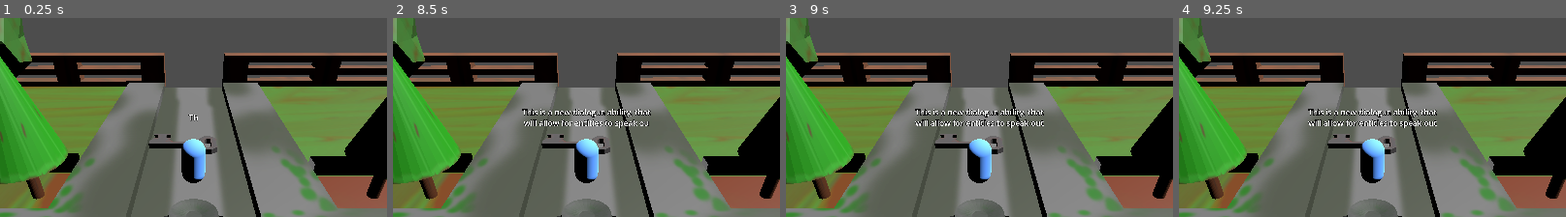
Above: before the commit, frames 1-4 (left to right).
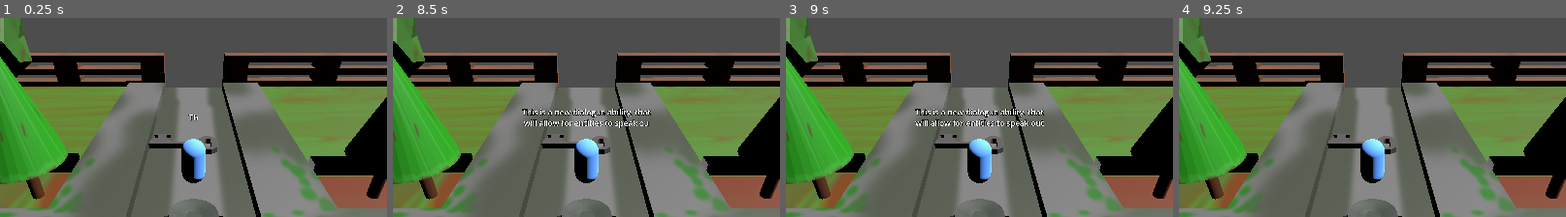
Above: after the commit, the same moments.

Repository: sjgillGit/GWJ-66
Game: Godot game, scene res://Scenes/Worlds/Yard.tscn
The game is run twice, just before and just after one commit, with the same random seed, the same clock (stepped at 60 frames per second) and the same inputs. This scene is started directly instead of the project's main scene.
Inputs (mouse positions are % of the whole screen's width and height, from its top left):
- Up to frame 1 (0.25 s): no input
- Up to frame 2 (8.5 s): tap Enter at 0.5, 2, 3.5 s; move the mouse to (72, 40) at 0.52 s; tap Space at 1.25, 2.75, 4.25 s; move the mouse to (30, 51) at 1.27 s; move the mouse to (60, 22) at 2.02 s; move the mouse to (45, 67) at 2.77 s; move the mouse to (80, 62) at 3.52 s; move the mouse to (20, 29) at 4.27 s; move the mouse to (55, 46) at 5.02 s; move the mouse to (35, 18) at 5.77 s; move the mouse to (72, 40) at 6.52 s; move the mouse to (30, 51) at 7.27 s; move the mouse to (60, 22) at 8.02 s
- Up to frame 3 (9 s): move the mouse to (45, 67) at 8.77 s
- Up to frame 4 (9.25 s): no input
The pictures show only the part of the screen within x 25-75%, y 10-60%; the shares and areas given below are measured in that part.

Frames 1-3 are identical in both runs. In frame 4, 1.3% of the frame differs, in the area x 33-67%, y 45-56%.

Commit message:
add actual dialogue system

Diff:
--- /dev/null
+++ b/Resources/Dialogue.gd
@@ -0,0 +1,31 @@
+extends Resource
+class_name Dialogue
+
+
+signal speech_triggered(speaker_name:String, message:String)
+
+
+var speech_buffer:Array
+var is_waiting_response:bool = false
+
+
+func make_speak(speaker_name:String, message:String):
+	if !speech_buffer.is_empty():
+		if [speaker_name, message] == speech_buffer.back(): # avoid repetative messages
+			return
+	speech_buffer.append([speaker_name, message])
+	if !is_waiting_response:
+		trigger_next_speech()
+
+
+func trigger_next_speech():
+	if speech_buffer.is_empty():
+		return
+	var next_speech = speech_buffer.pop_at(0)
+	speech_triggered.emit(next_speech[0], next_speech[1])
+	is_waiting_response = true
+
+# receive response about speech being fully delivered
+func receive_response():
+	is_waiting_response = false
+	trigger_next_speech()
--- /dev/null
+++ b/Resources/Dialogue.tres
@@ -0,0 +1,6 @@
+[gd_resource type="Resource" script_class="Dialogue" load_steps=2 format=3 uid="uid://dse2auigeblye"]
+
+[ext_resource type="Script" path="res://Resources/Dialogue.gd" id="1_unfu7"]
+
+[resource]
+script = ExtResource("1_unfu7")
--- a/Scenes/Objects/Pickable.tscn
+++ b/Scenes/Objects/Pickable.tscn
@@ -1,7 +1,8 @@
-[gd_scene load_steps=4 format=3 uid="uid://chobcnge5osgq"]
+[gd_scene load_steps=5 format=3 uid="uid://chobcnge5osgq"]
 
 [ext_resource type="Script" path="res://Scripts/Objects/Pickable.gd" id="1_35a46"]
 [ext_resource type="PackedScene" uid="uid://4s1bl7da7cnw" path="res://Assets/Inventory Objects/Key.glb" id="1_xdlk6"]
+[ext_resource type="Resource" uid="uid://dse2auigeblye" path="res://Resources/Dialogue.tres" id="2_dx7sj"]
 
 [sub_resource type="CylinderShape3D" id="CylinderShape3D_ptumh"]
 height = 0.5
@@ -9,6 +10,7 @@
 
 [node name="Pickable" type="Node3D"]
 script = ExtResource("1_35a46")
+dialogue = ExtResource("2_dx7sj")
 
 [node name="Mesh" type="Node3D" parent="."]
 
--- a/Scenes/Player/Player.tscn
+++ b/Scenes/Player/Player.tscn
@@ -1,7 +1,8 @@
-[gd_scene load_steps=7 format=3 uid="uid://blnork1vhf7o4"]
+[gd_scene load_steps=8 format=3 uid="uid://blnork1vhf7o4"]
 
 [ext_resource type="Script" path="res://Scripts/Player/Player.gd" id="1_qtn2k"]
 [ext_resource type="Script" path="res://Scripts/Player/MovementController.gd" id="1_rmcqe"]
+[ext_resource type="Resource" uid="uid://dse2auigeblye" path="res://Resources/Dialogue.tres" id="2_kkm40"]
 [ext_resource type="PackedScene" uid="uid://cyhbr725ok5lg" path="res://Scenes/Player/Speech/Speech.tscn" id="3_5n03r"]
 
 [sub_resource type="CapsuleMesh" id="CapsuleMesh_a2fc1"]
@@ -14,6 +15,7 @@
 [node name="Player" type="CharacterBody3D"]
 transform = Transform3D(1, 0, 0, 0, 1, 0, 0, 0, 1, 0, 1.00672, 0)
 script = ExtResource("1_qtn2k")
+dialogue = ExtResource("2_kkm40")
 
 [node name="Mesh" type="MeshInstance3D" parent="."]
 mesh = SubResource("CapsuleMesh_a2fc1")
--- a/Scenes/Player/Speech/Speech.tscn
+++ b/Scenes/Player/Speech/Speech.tscn
@@ -1,9 +1,11 @@
-[gd_scene load_steps=2 format=3 uid="uid://cyhbr725ok5lg"]
+[gd_scene load_steps=3 format=3 uid="uid://cyhbr725ok5lg"]
 
 [ext_resource type="Script" path="res://Scripts/Player/Speech/Speech.gd" id="1_ncai3"]
+[ext_resource type="Resource" uid="uid://dse2auigeblye" path="res://Resources/Dialogue.tres" id="2_meprs"]
 
 [node name="Speech" type="Node3D"]
 script = ExtResource("1_ncai3")
+dialogue = ExtResource("2_meprs")
 
 [node name="Text" type="Label3D" parent="."]
 transform = Transform3D(1, 0, 0, 0, 1, 0, 0, 0, 1, 0, 2, 0)
--- a/Scripts/Objects/Pickable.gd
+++ b/Scripts/Objects/Pickable.gd
@@ -4,5 +4,9 @@
 signal picked(obj_name:String)
 
 
+@export var dialogue:Dialogue
+
+
 func _on_area_body_entered(body):
+	dialogue.make_speak("Player", "I picked up the key!!!")
 	picked.emit(name)
--- a/Scripts/Player/Player.gd
+++ b/Scripts/Player/Player.gd
@@ -7,8 +7,10 @@
 
 class_name Player
 
+@export var dialogue: Dialogue
 @onready var movement: MovementController = get_node("MovementController")
 
 
 func _ready():
-	$Speech.write_speech("This is a new dialogue ability, that will allow for entities to speak out")
+	$Speech.speaker_name = "Player"
+	dialogue.make_speak("Player", "This is a new dialogue ability, that will allow for entities to speak out")
--- a/Scripts/Player/Speech/Speech.gd
+++ b/Scripts/Player/Speech/Speech.gd
@@ -1,8 +1,24 @@
 extends Node3D
 
 
-func write_speech(text:String):
+@export var dialogue:Dialogue
+var speaker_name:String
+
+
+func _ready():
+	dialogue.speech_triggered.connect(_on_speech_triggered)
+
+
+func _write_speech(text:String):
 	$Text.text = ""
 	for char in text:
 		await get_tree().create_timer(0.1).timeout
 		$Text.text += char
+	await get_tree().create_timer(0.5).timeout
+	$Text.text = ""
+	dialogue.receive_response()
+
+
+func _on_speech_triggered(speaker:String, message:String):
+	if speaker == speaker_name:
+		_write_speech(message)
